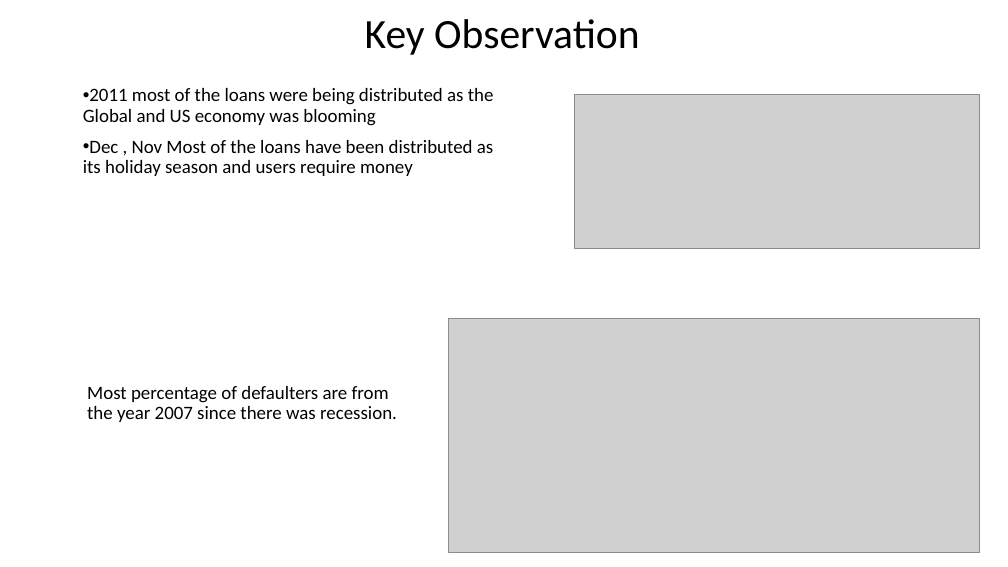
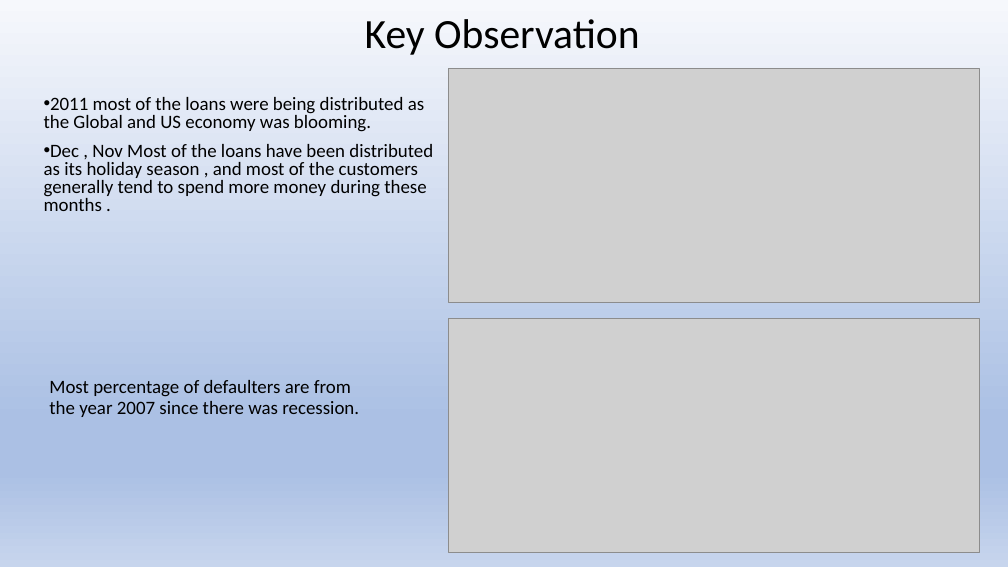
Before and after one commit to vlakhe/Lending_Club_case_study, a slide deck: slide 4 of LendingClub_CaseStudy/Lending_casestudy.pptx. Drawn at 1008x567 pixels with LibreOffice and Linux fonts; fonts in the diff are those of the drawing; grey boxes stand for pictures. Boxes give left, top, right and bottom in pixels: in the first picture for what was removed or moved away, otherwise in the second. Text is boxed around its words. In the diff, an @@ line names an element or a change of style, - is before the commit and + after.

```diff
--- a/LendingClub_CaseStudy/Lending_casestudy.pptx
+++ b/LendingClub_CaseStudy/Lending_casestudy.pptx
@@ background #FFFFFF to gradient #F6F8FC to #ABC0E4 to #C7D5ED @@
@@ picture: place and size @@
-picture at [575, 95, 979, 248]
+picture at [448, 68, 979, 302]
@@ text at [44, 97, 433, 211]: text changed @@
-• 2011 most of the loans were being distributed as the Global and US economy was blooming
-• Dec , Nov Most of the loans have been distributed as its holiday season and users require money
+• 2011 most of the loans were being distributed as the Global and US economy was blooming.
+• Dec , Nov Most of the loans have been distributed as its holiday season , and most of the customers generally tend to spend more money during these months .
@@ text "Most percentage of defaulters are ...": place and size @@
-text "Most percentage of defaulters are ..." at [87, 386, 397, 422]
+text "Most percentage of defaulters are ..." at [49, 380, 359, 417]
```
Also in this commit, not shown: 15 other slides changed, 1 other file.
